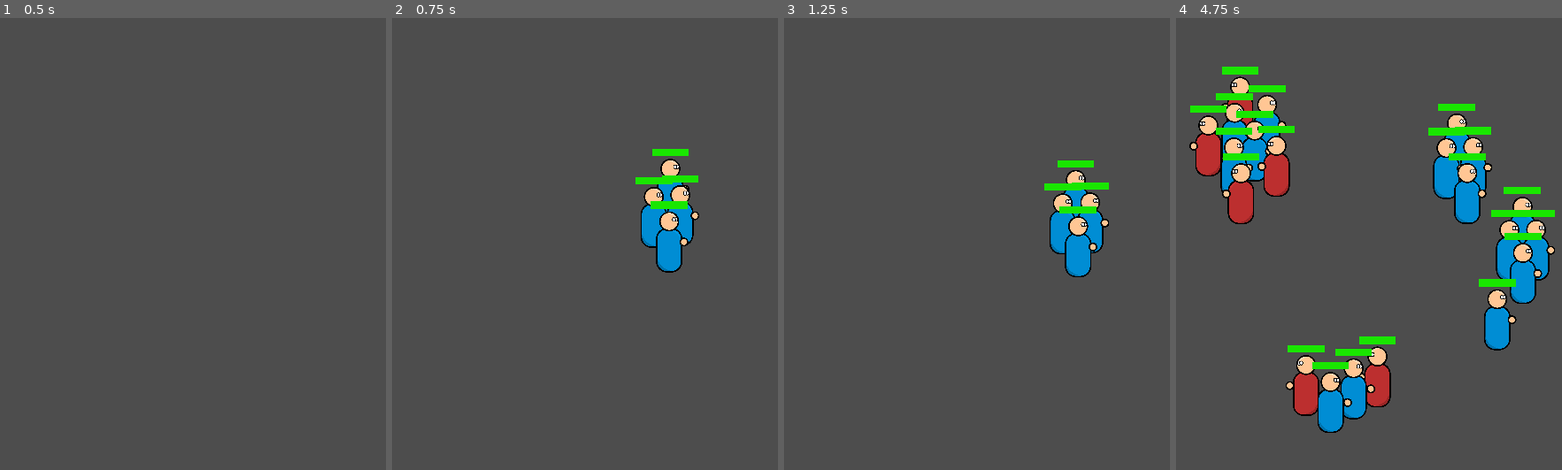
Above: before the commit, frames 1-4 (left to right).
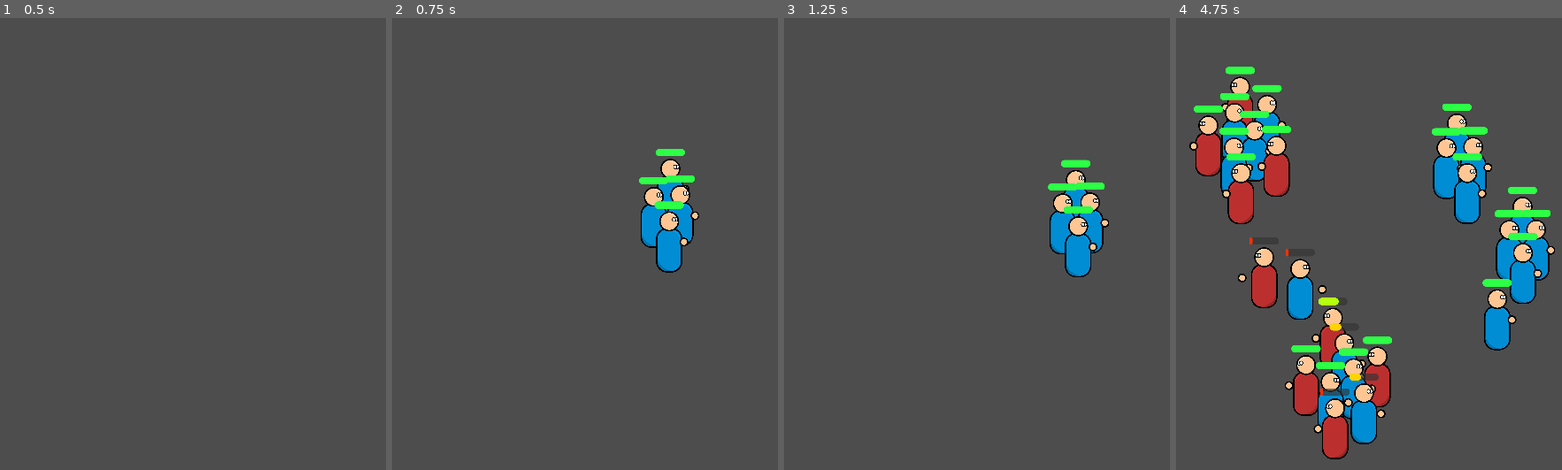
Above: after the commit, the same moments.

Repository: AvilS-PL/Godot_WAW_recreaction
Game: Godot game, scene res://game.tscn
Same seed, same stepped clock (60 frames per second), same inputs: the game is played once before the commit and once after it.
Inputs (mouse positions are in pixels of both pictures, inside the frame that each line leads up to):
- Up to frame 1 (0.5 s): no input
- Up to frame 2 (0.75 s): tap Enter (ui_accept) at 0.5 s; move the mouse to (666, 216) at 0.52 s; click (666, 216) at 0.6 s
- Up to frame 3 (1.25 s): tap Enter (ui_accept) at 0.77 s
- Up to frame 4 (4.75 s): move the mouse to (1284, 284) at 1.27 s; right-click (1284, 284) at 1.35 s; click (1284, 284) at 1.42 s; tap Enter (ui_accept) at 1.52, 3.02, 3.77, 4.52 s; move the mouse to (1403, 94) at 2.02 s; click (1403, 94) at 2.1 s; move the mouse to (1341, 393) at 2.77 s; right-click (1341, 393) at 2.85 s; click (1341, 393) at 2.92 s; move the mouse to (1480, 357) at 3.52 s; click (1480, 357) at 3.6 s; move the mouse to (1241, 144) at 4.27 s; right-click (1241, 144) at 4.35 s; click (1241, 144) at 4.42 s

Frame 1 is identical in both runs. In frame 2, 0.6% of the frame differs, in the area x 63-80%, y 28-43%; in frame 3, 0.6%; in frame 4, 7.5%, in the area x 3-99%, y 10-98%.

Commit message:
v0.2.6 updated colors

Diff:
--- a/Units/mele_unit_rigid.gd
+++ b/Units/mele_unit_rigid.gd
@@ -6,14 +6,14 @@
 var new_speed = speed
 var max_health = 10.0
 var health = max_health
-var damage = 5.0
+var damage = 3.0
 var cooldown = 1.0
 var destinition = Vector2.ZERO
 var team = "blue"
 var enemies = []
 
 func _ready():
-	$AnimationPlayer.speed_scale = 1.1 / cooldown
+	$AnimationPlayer.speed_scale = 1.05 / cooldown
 	$HealthBar.max_value = health
 	$HealthBar.value = health
 	$Fight.wait_time = cooldown
--- a/Units/mele_unit_rigid.tscn
+++ b/Units/mele_unit_rigid.tscn
@@ -13,7 +13,7 @@
 radius = 36.3456
 
 [sub_resource type="CircleShape2D" id="CircleShape2D_2vdy1"]
-radius = 83.0542
+radius = 71.007
 
 [sub_resource type="Animation" id="Animation_kucyg"]
 resource_name = "punch"
@@ -75,7 +75,7 @@
 metadata/_edit_lock_ = true
 
 [node name="Hand" type="Sprite2D" parent="."]
-position = Vector2(-60, 0)
+position = Vector2(51.5173, 0)
 scale = Vector2(0.2, 0.2)
 texture = ExtResource("4_l6y03")
 
--- a/Usables/health_bar.gd
+++ b/Usables/health_bar.gd
@@ -1,14 +1,34 @@
 extends ProgressBar
 
 var sb = StyleBoxFlat.new()
+var sb_back = StyleBoxFlat.new()
+var colors = [
+	Color("#ff2e00"),
+	Color("#fe6b00"),
+	Color("#fe9b00"),
+	Color("#fed300"),
+	Color("#feff00"),
+	Color("#b5ff10"),
+	Color("#7bff1d"),
+	Color("#2cff45"),
+]
 
 func _ready():
+	add_theme_stylebox_override("background", sb_back)
 	add_theme_stylebox_override("fill", sb)
-	sb.bg_color = Color(0.1,0.9,0.0)
+	sb.bg_color = colors[colors.size()-1]
+	sb_back.bg_color = Color("#343434aa")
+	sb.set_corner_radius_all(20)
+	sb_back.set_corner_radius_all(20)
+	#sb.set_border_width_all(4)
+	#sb.border_color = Color("ececec")
 
 func change_health(health, time):
 	var tween = create_tween()
-	sb.bg_color = Color(1 - ((health/max_value) * (health/max_value) * (health/ max_value)),0.1 + ((health/ max_value)),0.0)
+	var tween2 = create_tween()
+	#sb.bg_color = Color(1 - ((health/max_value) * (health/max_value) * (health/ max_value)),0.1 + ((health/ max_value)),0.3 * health/max_value)
 	if health < 0:
 		health = 0
+	var picked = colors[floor((health / max_value) * 8)]
 	tween.tween_property(self, "value", health, time).set_trans(Tween.TRANS_EXPO).set_ease(Tween.EASE_OUT)
+	tween2.tween_property(sb, "bg_color", picked, time).set_trans(Tween.TRANS_EXPO).set_ease(Tween.EASE_OUT)
--- a/Usables/health_bar.tscn
+++ b/Usables/health_bar.tscn
@@ -3,13 +3,17 @@
 [ext_resource type="Script" path="res://Usables/health_bar.gd" id="1_456m2"]
 
 [sub_resource type="StyleBoxFlat" id="StyleBoxFlat_ivuqg"]
-bg_color = Color(0.756863, 0, 0, 1)
+bg_color = Color(0.329412, 1, 0.282353, 1)
+border_width_left = 5
+border_width_top = 5
+border_width_right = 5
+border_width_bottom = 5
 
 [node name="HealthBar" type="ProgressBar"]
-offset_left = -50.0
-offset_top = -10.0
-offset_right = 150.0
-offset_bottom = 30.0
+offset_left = -40.0
+offset_top = -9.0
+offset_right = 120.0
+offset_bottom = 27.0
 scale = Vector2(0.5, 0.5)
 theme_override_styles/fill = SubResource("StyleBoxFlat_ivuqg")
 max_value = 10.0
